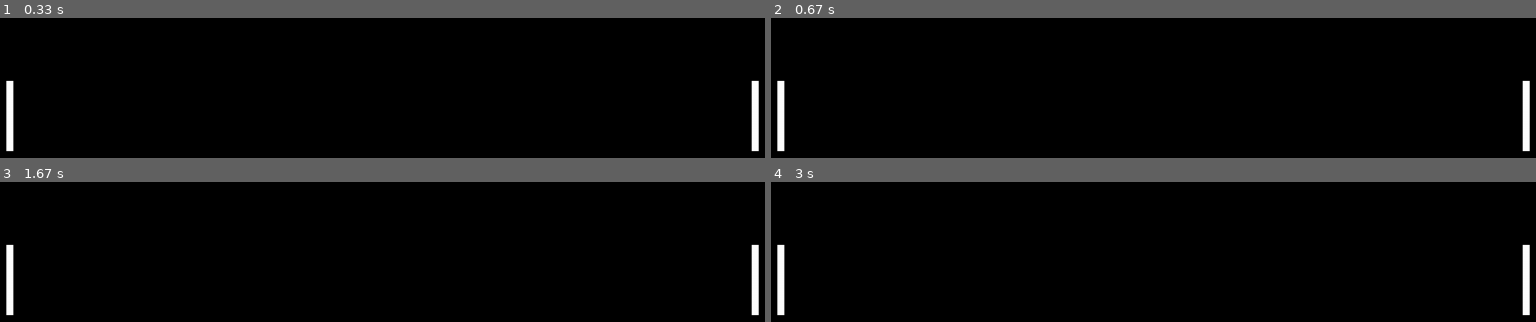
Above: before the commit, frames 1-4 (two rows, left to right).
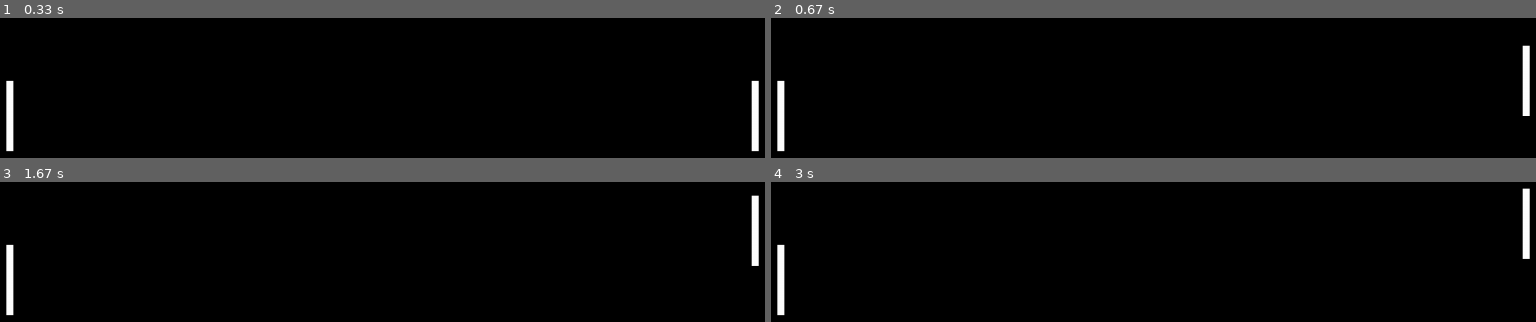
Above: after the commit, the same moments.

Repository: JanKurdila/pygame_voleyball
Game: pygame game, started from main.py
Same seed, same stepped clock (60 frames per second), same inputs: the game is played once before the commit and once after it.
Inputs:
- Up to frame 1 (0.33 s): no input
- Up to frame 2 (0.67 s): hold Up from 0.33 s (still down)
- Up to frame 3 (1.67 s): release Up at 0.8 s; hold Down 0.83-1.13 s; hold Up 1.17-1.53 s; hold Down from 1.57 s (still down)
- Up to frame 4 (3 s): release Down at 1.93 s; hold Up 1.97-2.27 s; hold Down 2.3-2.6 s; hold Up from 2.63 s (still down)

Frame 1 is identical in both runs. In frame 2, 0.5% of the frame differs, in the area x 98-100%, y 19-96%; in frame 3, 0.7%; in frame 4, 0.9%, in the area x 98-100%, y 4-96%.

Commit message:
4) Pohyb hráča nahor alebo nadol

Diff:
--- a/Config/config.py
+++ b/Config/config.py
@@ -5,3 +5,5 @@
 FARBA_POZADAIA = pygame.Color(0, 0, 0)
 
 FPS = 15
+
+STEP = 10
--- a/main.py
+++ b/main.py
@@ -1,6 +1,16 @@
 import pygame
 from Config import config
 import sys
+
+def move_player(player, keys):
+    """Funkcia rieši pohyb hráča nahor alebo nadol"""
+    if keys[pygame.K_UP]:
+       if player.top > 0:
+           player.top -= config.STEP
+
+    if keys[pygame.K_DOWN]:
+        if player.bottom < config.ROZLISENIE[1]:
+            player.bottom += config.STEP
 
 if __name__ == "__main__":
     pygame.init()
@@ -10,17 +20,20 @@
 
     clock = pygame.time.Clock()
 
-    hrac1 = pygame.Rect(config.ROZLISENIE[0]- 110, config.ROZLISENIE[1]//2 - 50, 10, 100)
-    hrac2 = pygame.Rect(110, config.ROZLISENIE[1]//2 - 50, 10, 100)
+    hrac1 = pygame.Rect(config.ROZLISENIE[0] - 110, config.ROZLISENIE[1] // 2 - 50, 10, 100)
+    hrac2 = pygame.Rect(110, config.ROZLISENIE[1] // 2 - 50, 10, 100)
 
     while True:
         # Ak vypnem okno, musím vypnuť pygame
         for event in pygame.event.get():
             if event.type == pygame.QUIT:
-                pygame.quit() # Vypnutie pygamu
-                sys.exit() # Vypnutie celého programu
+                pygame.quit()  # Vypnutie pygamu
+                sys.exit()  # Vypnutie celého programu
 
-        window.fill(config.FARBA_POZADAIA) # Premazanie obrazovky
+        keys = pygame.key.get_pressed()
+        move_player(hrac1, keys)
+
+        window.fill(config.FARBA_POZADAIA)  # Premazanie obrazovky
 
         pygame.draw.rect(window, "white", hrac1)
         pygame.draw.rect(window, "white", hrac2)
@@ -28,4 +41,4 @@
         pygame.display.update()
 
         # Spomalenie cyklu
-        clock.tick(config.FPS) # Obnova obrázkov
+        clock.tick(config.FPS)  # Obnova obrázkov
